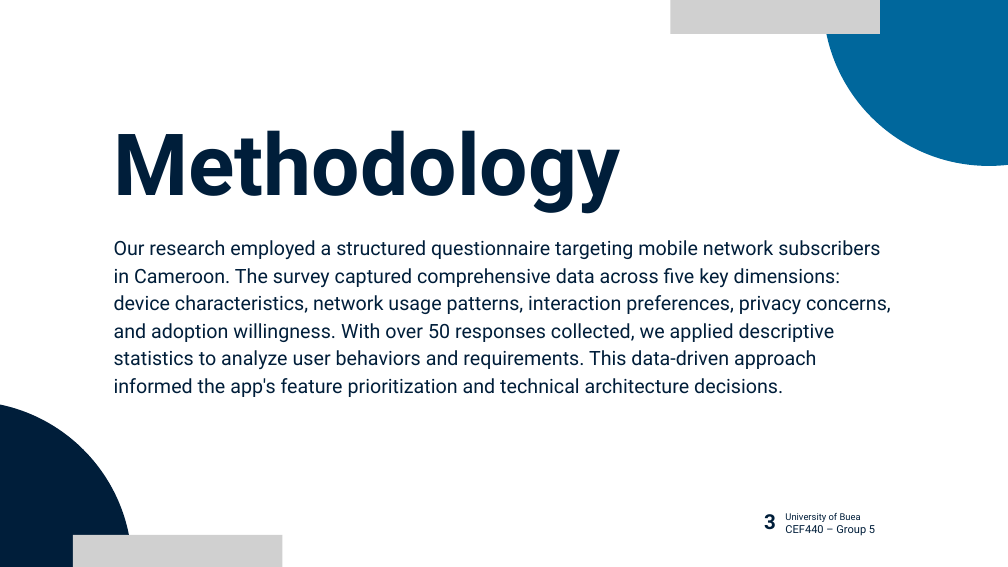
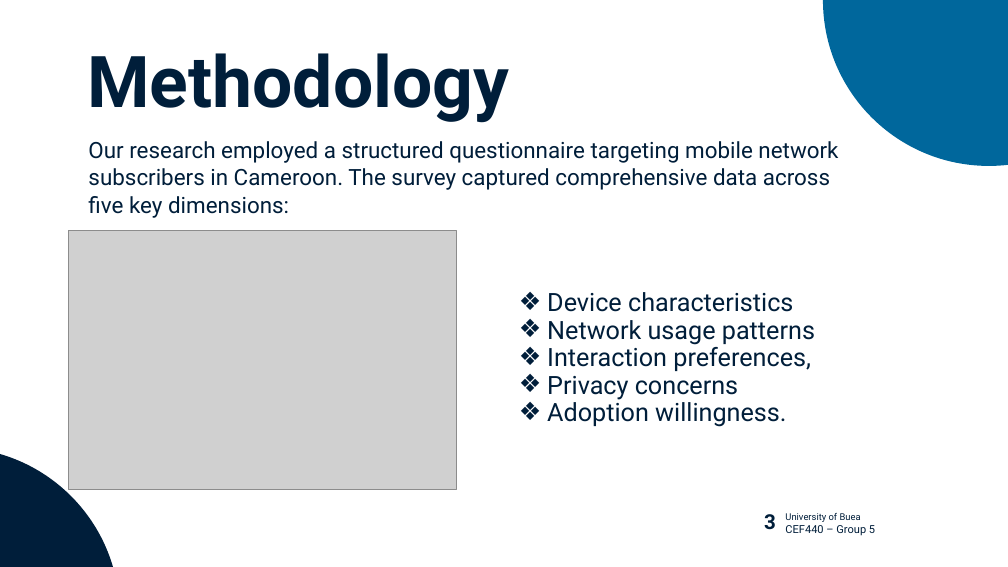
Before and after one commit to BrayanMorningstar237/CEF440_Group5, a slide deck: slide 7 of Task 2/Task 2 Power Point Mobile QoE Data Collection App Design.pptx (slide 3 before the commit). Drawn at 1008x567 pixels with LibreOffice and Linux fonts; fonts in the diff are those of the drawing; grey boxes stand for pictures. Boxes give left, top, right and bottom in pixels: in the first picture for what was removed or moved away, otherwise in the second. Text is boxed around its words. In the diff, an @@ line names an element or a change of style, - is before the commit and + after.

```diff
--- a/Task 2/Task 2 Power Point Mobile QoE Data Collection App Design.pptx
+++ b/Task 2/Task 2 Power Point Mobile QoE Data Collection App Design.pptx
@@ picture removed at bbox=[670, 0, 880, 33] @@
@@ text "Methodology": place and size @@
-text "Methodology" at bbox=[114, 130, 621, 214]
+text "Methodology" at bbox=[87, 53, 509, 123]
@@ text "Methodology" at bbox=[87, 53, 509, 123]: size 122.5 to 102 pt @@
@@ text at bbox=[88, 141, 838, 218]: text changed; size 28.1 to 32 pt @@
-Our research employed a structured questionnaire targeting mobile network subscribers in Cameroon. The survey captured comprehensive data across five key dimensions: device characteristics, network usage patterns, interaction preferences, privacy concerns, and adoption willingness. With over 50 responses collected, we applied descriptive statistics to analyze user behaviors and requirements. This data-driven approach informed the app's feature prioritization and technical architecture decisions.
+Our research employed a structured questionnaire targeting mobile network subscribers in Cameroon. The survey captured comprehensive data across five key dimensions:
@@ picture added at bbox=[68, 230, 456, 489] @@
@@ text added at bbox=[547, 292, 815, 427], 36 pt, text #001E3A @@
+❖ Device characteristics
+❖ Network usage patterns
+❖ Interaction preferences,
+❖ Privacy concerns
+❖ Adoption willingness.
@@ freeform shape: place and size @@
-freeform shape at bbox=[0, 401, 132, 567]
+freeform shape at bbox=[0, 448, 119, 567]
@@ picture removed at bbox=[73, 535, 283, 567] @@
```
Also in this commit, not shown: 4 other slides changed, 13 slides added, 1 other file.
